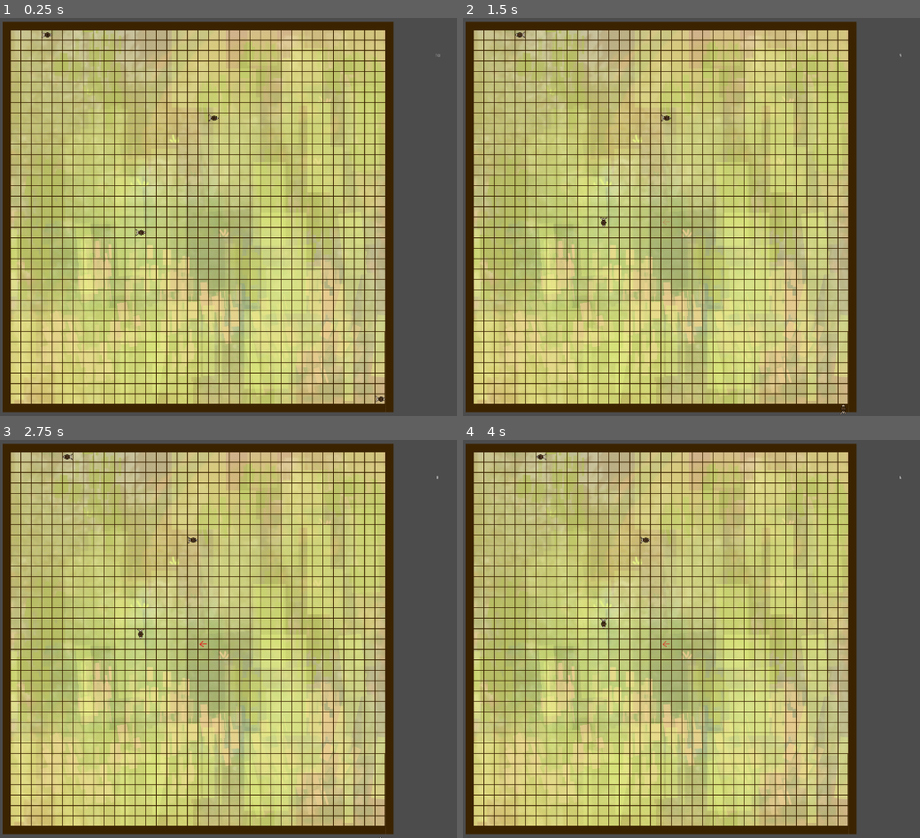
Above: before the commit, frames 1-4 (two rows, left to right).
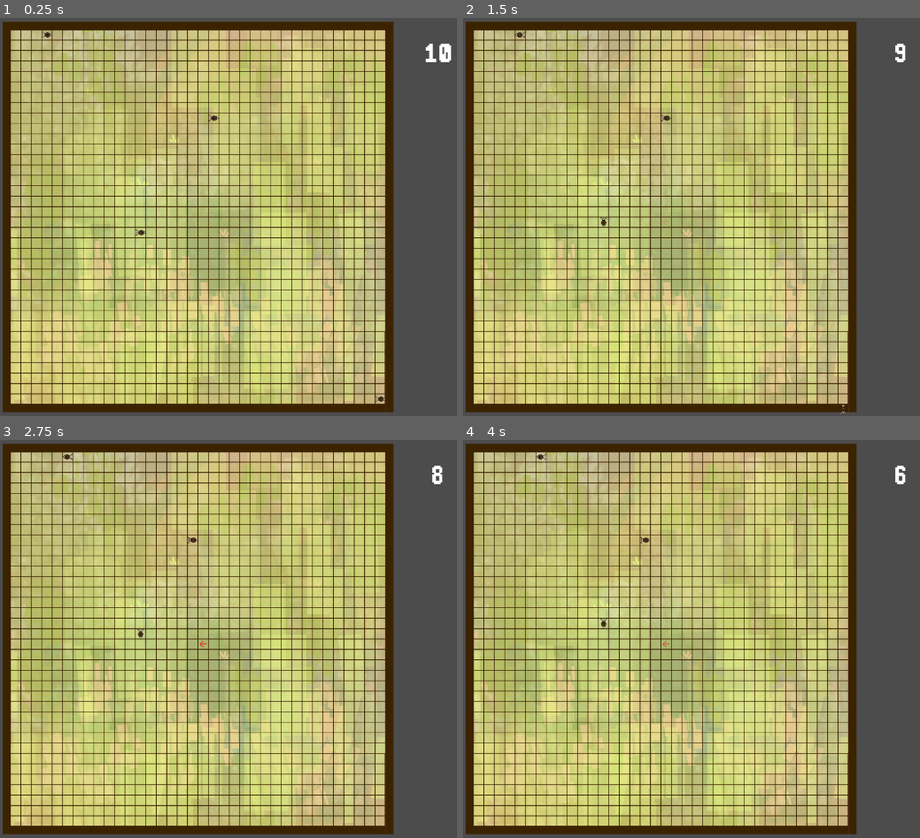
Above: after the commit, the same moments.

Repository: RNairn01/LD-51
Game: Godot game, scene res://scenes/screens/play_screen.tscn
The game is run twice, just before and just after one commit, with the same random seed, the same clock (stepped at 60 frames per second) and the same inputs.
Inputs (mouse positions are in pixels of both pictures, inside the frame that each line leads up to):
- Up to frame 1 (0.25 s): no input
- Up to frame 2 (1.5 s): tap Enter at 0.5 s; move the mouse to (659, 217) at 0.52 s; click (659, 217) at 0.6 s; move the mouse to (664, 220) at 1.27 s; right-click (664, 220) at 1.35 s; click (664, 220) at 1.42 s
- Up to frame 3 (2.75 s): click (201, 642) at 2.1 s
- Up to frame 4 (4 s): tap Space at 2.75 s; right-click (664, 642) at 2.85 s; click (664, 642) at 2.92 s; tap Enter at 3.5 s; move the mouse to (outside the picture) at 3.52 s; click (outside the picture) at 3.6 s

The runs differ from the first frame. In frame 1, 0.2% of the frame differs, in the area x 93-99%, y 6-12%; in frame 2, less than 0.1%; in frame 3, less than 0.1%; in frame 4, less than 0.1%.

Commit message:
Add UI font

Diff:
--- /dev/null
+++ b/assets/fonts/ui_font_large.tres
@@ -0,0 +1,7 @@
+[gd_resource type="DynamicFont" load_steps=2 format=2]
+
+[ext_resource path="res://assets/fonts/Pixellari.ttf" type="DynamicFontData" id=1]
+
+[resource]
+size = 82
+font_data = ExtResource( 1 )
--- a/scenes/screens/play_screen.tscn
+++ b/scenes/screens/play_screen.tscn
@@ -10,6 +10,7 @@
 [ext_resource path="res://assets/music/Speedy Theme.ogg" type="AudioStream" id=8]
 [ext_resource path="res://assets/music/Full Theme.ogg" type="AudioStream" id=9]
 [ext_resource path="res://scripts/music_controller.gd" type="Script" id=10]
+[ext_resource path="res://assets/fonts/ui_font_large.tres" type="DynamicFont" id=11]
 
 [node name="Node2D" type="Node2D"]
 
@@ -25,6 +26,7 @@
 margin_top = 32.0
 margin_right = 1472.0
 margin_bottom = 192.0
+custom_fonts/font = ExtResource( 11 )
 text = "10"
 align = 1
 valign = 1
Binary file added: assets/fonts/Pixellari.ttf
Not shown: 1 places in scenes/screens/play_screen.tscn that only renumber resources
